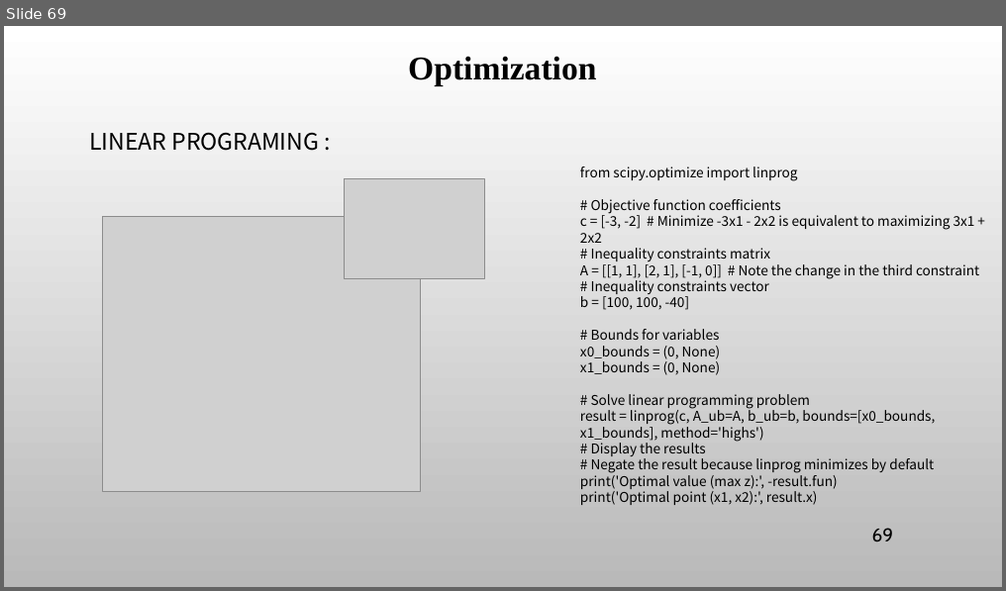
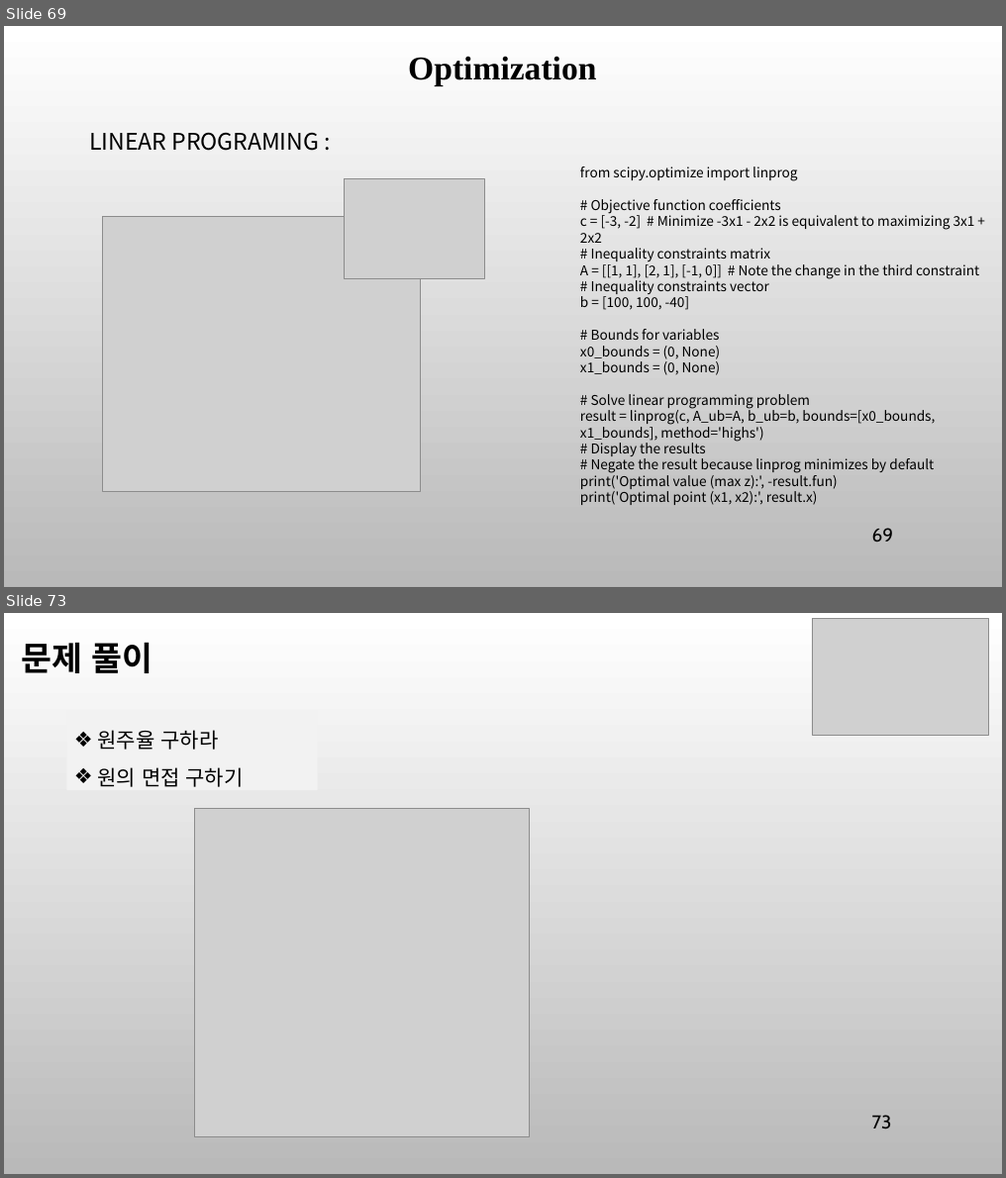
Before and after one commit to ancestor9/mathematics-for-machine-learning, a slide deck: 8_Applications of mathematics.pptx. Shown one above the other, each under a label of ours: slide 69 before the commit, slides 69 and 73 after it; the slides between them are not shown. The pictures are 1006x591 and 1006x1178 pixels, drawn with LibreOffice and Linux fonts; fonts in the diff are those of the drawing; grey boxes stand for pictures; background and template pictures are left out. Boxes give left, top, right and bottom in pixels: in the first picture for what was removed or moved away, otherwise in the second. Text is boxed around its words. In the diff, an @@ line names an element or a change of style, - is before the commit and + after.

```diff
--- a/8_Applications of mathematics.pptx
+++ b/8_Applications of mathematics.pptx
@@ slide 73 added at [4,613,1002,1174], background picture (left out) @@
@@ text added at [21,642,153,673], 32 pt, text #000000, bold @@
+문제 풀이
@@ picture added at [812,618,988,735] @@
@@ rectangle added at [67,711,318,790], fill #F2F2F2, 20 pt, text #000000 @@
+❖ 원주율 구하라
+❖ 원의 면접 구하기
@@ picture added at [195,808,529,1137] @@
@@ page number added at [872,1115,892,1130], 18 pt, text #000000 @@
+73
```
Also in this commit, not shown: 15 other slides added.
